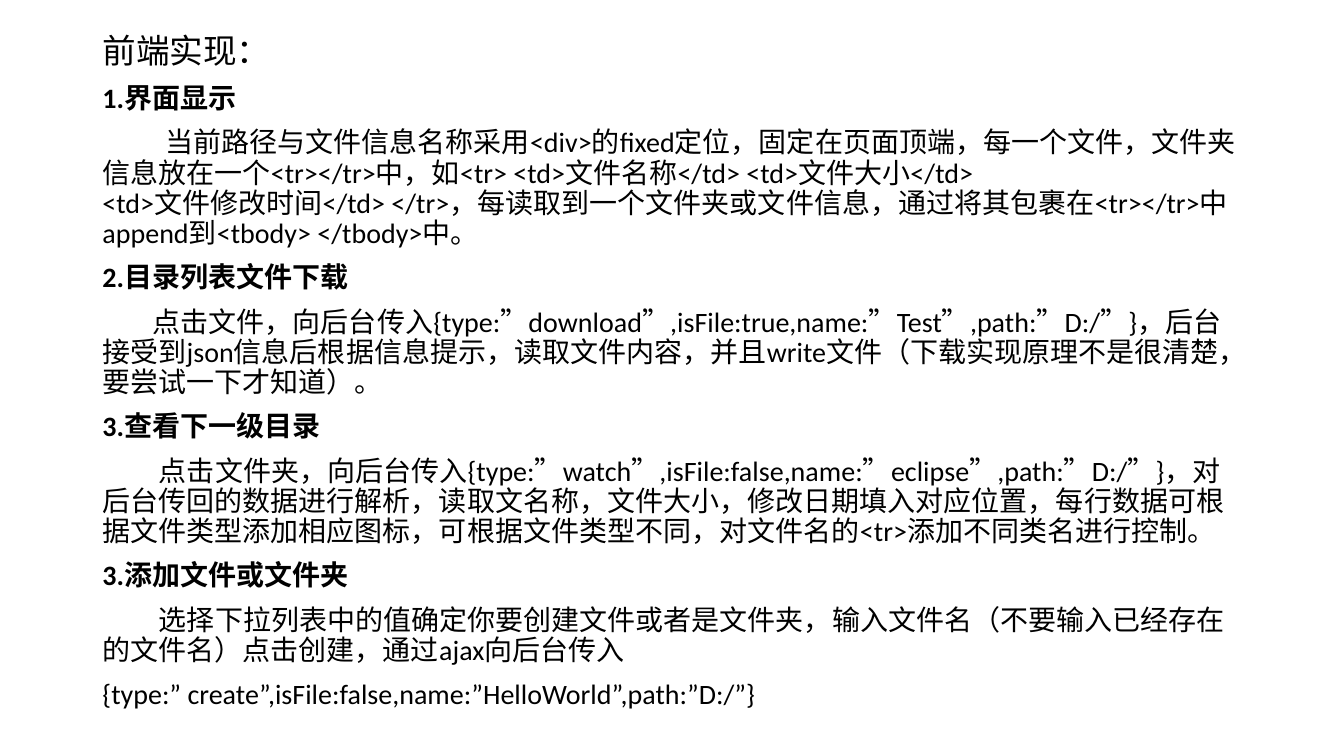
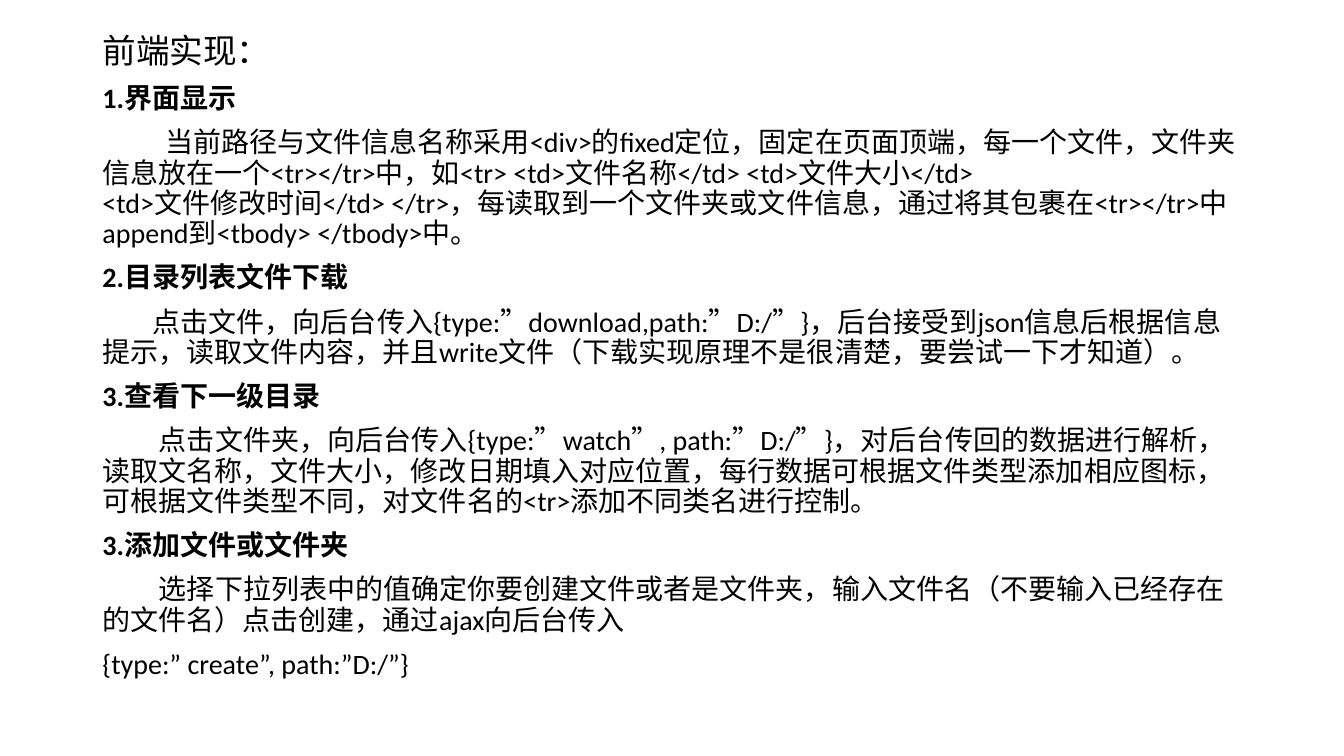
Before and after one commit to huangxgv/Test, a slide deck: slide 5 of haungxg.study2/文件管理系统（阶段二习题）分析报告.pptx. Drawn at 1344x756 pixels with LibreOffice and Linux fonts; fonts in the diff are those of the drawing. Boxes give left, top, right and bottom in pixels: in the first picture for what was removed or moved away, otherwise in the second. Text is boxed around its words. In the diff, an @@ line names an element or a change of style, - is before the commit and + after.

```diff
--- a/haungxg.study2/文件管理系统（阶段二习题）分析报告.pptx
+++ b/haungxg.study2/文件管理系统（阶段二习题）分析报告.pptx
@@ text at bbox=[102, 308, 1221, 365]: text changed @@
-点击文件，向后台传入{type:”download”,isFile:true,name:”Test”,path:”D:/”}，后台接受到json信息后根据信息提示，读取文件内容，并且write文件（下载实现原理不是很清楚，要尝试一下才知道）。
+点击文件，向后台传入{type:”download,path:”D:/”}，后台接受到json信息后根据信息提示，读取文件内容，并且write文件（下载实现原理不是很清楚，要尝试一下才知道）。
@@ text at bbox=[102, 426, 1226, 514]: text changed @@
-点击文件夹，向后台传入{type:”watch”,isFile:false,name:”eclipse”,path:”D:/”}，对后台传回的数据进行解析，读取文名称，文件大小，修改日期填入对应位置，每行数据可根据文件类型添加相应图标，可根据文件类型不同，对文件名的<tr>添加不同类名进行控制。
+点击文件夹，向后台传入{type:”watch”, path:”D:/”}，对后台传回的数据进行解析，读取文名称，文件大小，修改日期填入对应位置，每行数据可根据文件类型添加相应图标，可根据文件类型不同，对文件名的<tr>添加不同类名进行控制。
@@ text at bbox=[102, 653, 408, 679]: text changed @@
-{type:” create”,isFile:false,name:”HelloWorld”,path:”D:/”}
+{type:” create”, path:”D:/”}
```
Also in this commit, not shown: 3 other files.
